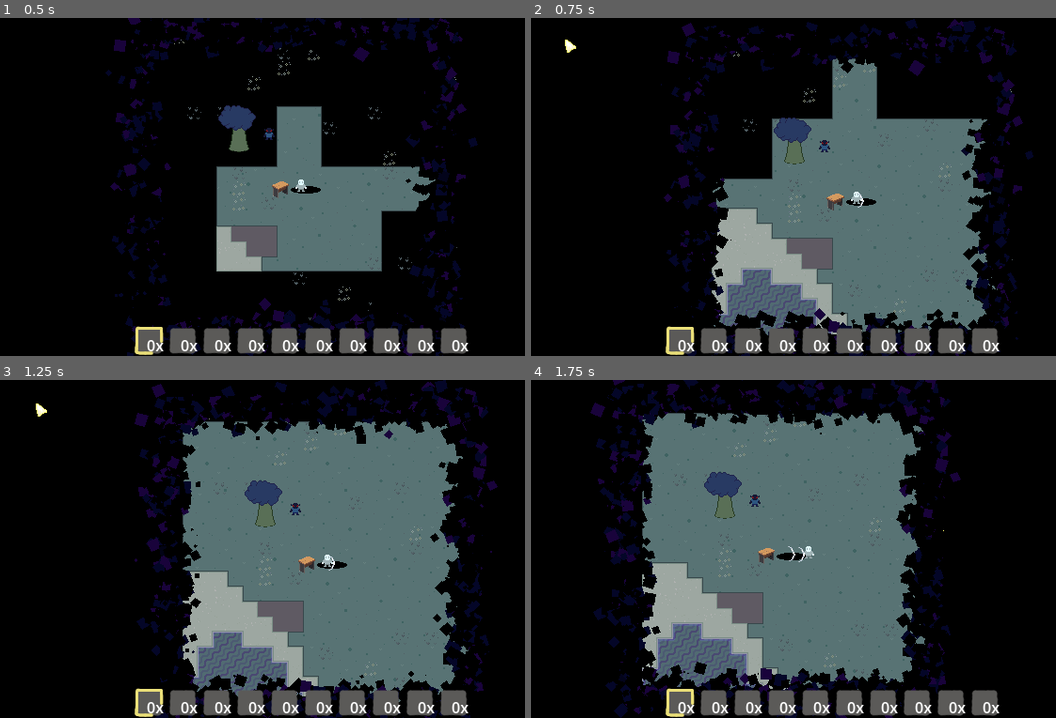
Above: before the commit, frames 1-4 (two rows, left to right).
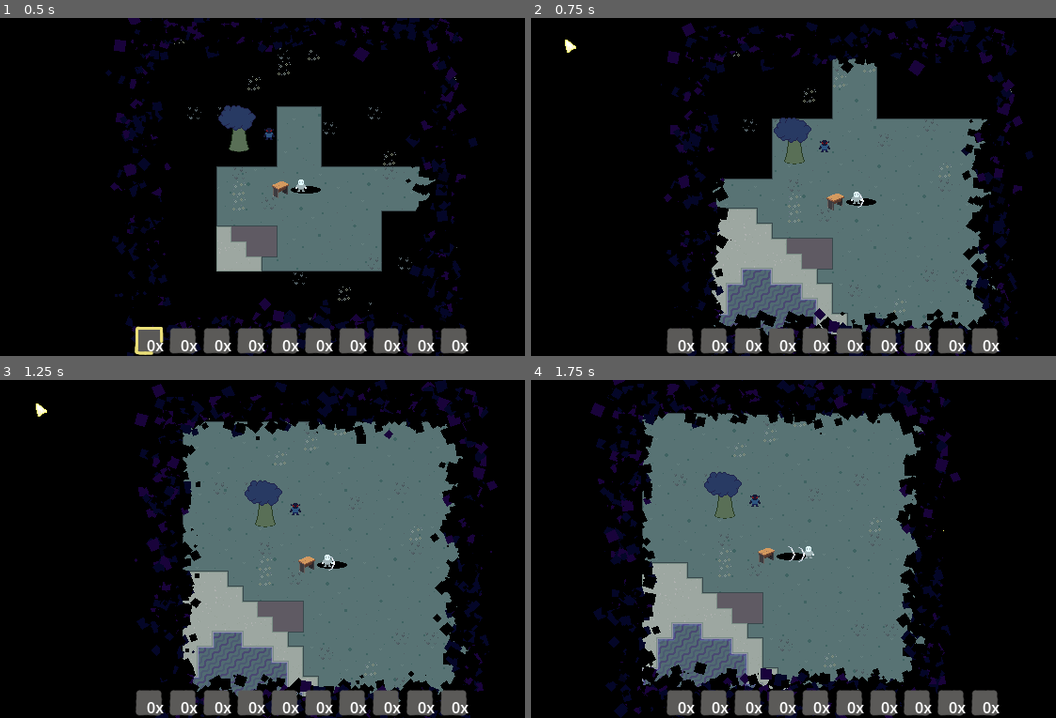
Above: after the commit, the same moments.

Repository: TimoRoggel/EverDark
Game: Godot game, scene res://scenes/levels/world.tscn
Same seed, same stepped clock (60 frames per second), same inputs: the game is played once before the commit and once after it.
Inputs (mouse positions are in pixels of both pictures, inside the frame that each line leads up to):
- Up to frame 1 (0.5 s): no input
- Up to frame 2 (0.75 s): click (552, 38) at 0.52 s
- Up to frame 3 (1.25 s): no input
- Up to frame 4 (1.75 s): move the mouse to (966, 532) at 1.27 s; hold D (right) from 1.28 s (still down); hold Q (drop_item, bound only after the commit) from 1.28 s (still down); click (966, 532) at 1.42 s

Frame 1 is identical in both runs. In frame 2, 0.1% of the frame differs, in the area x 25-32%, y 91-100%; in frame 3, 0.1%; in frame 4, 0.1%.

Commit message:
Edit hotbar and cleanup
- added updating currently selected slot
- added keyinput for troping items
- moved creating nodes for slots into seperate functions

Diff:
--- a/project.godot
+++ b/project.godot
@@ -92,6 +92,11 @@
 "events": [Object(InputEventKey,"resource_local_to_scene":false,"resource_name":"","device":-1,"window_id":0,"alt_press …(192 unchanged characters)…
 ]
 }
+drop_item={
+"deadzone": 0.2,
+"events": [Object(InputEventKey,"resource_local_to_scene":false,"resource_name":"","device":-1,"window_id":0,"alt_pressed":false,"shift_pressed":false,"ctrl_pressed":false,"meta_pressed":false,"pressed":false,"keycode":0,"physical_keycode":81,"key_label":0,"unicode":113,"location":0,"echo":false,"script":null)
+]
+}
 
 [layer_names]
 
--- a/scenes/characters/hotbar_container.gd
+++ b/scenes/characters/hotbar_container.gd
@@ -3,45 +3,62 @@
 @export var inventory: InventoryContainer
 
 var slots_per_row: int
-
 var currently_selected_slot: int = 0
+var is_active = true
 
 func _ready() -> void:
 	if inventory:
 		slots_per_row = inventory.slots/inventory.rows
 
 func _input(event: InputEvent) -> void:
-	if event.is_action_pressed("select_left"):
-		print(inventory.get_slots()[0].inventory_item)
+	if event.is_action_pressed("drop_item") and is_active:
+		var current_item = inventory.get_slots()[currently_selected_slot].inventory_item
+		if current_item:
+			print("Dropped: ", inventory.get_slots()[currently_selected_slot].inventory_item)
+		else:
+			print("Empty slot")
 
 func _process(delta: float) -> void:
 	add_slots()
 	update_hotbar()
+	update_currently_selected_slot()
 
 func add_slots():
 	if inventory && self.get_child_count() == 0:
 		for i in slots_per_row:
-			var slot_texture = TextureButton.new()
-			slot_texture.texture_normal = preload("res://graphics/ui_icons/hotbar_slot_normal.png")
-			slot_texture.texture_focused = preload("res://graphics/ui_icons/hotbar_slot_focus.png")
-			var item_texture = TextureRect.new()
-			item_texture.stretch_mode = TextureRect.STRETCH_KEEP
-			item_texture.anchor_left = 0.0
-			item_texture.anchor_top = 0.0
-			item_texture.anchor_right = .8
-			item_texture.anchor_bottom = .8
-			var amount_label = Label.new()
-			amount_label.text = str(0) + "x"
-			amount_label.anchor_left = 0.0
-			amount_label.anchor_top = 0.0
-			amount_label.anchor_right = 1.0
-			amount_label.anchor_bottom = 1.0
-			amount_label.horizontal_alignment = HORIZONTAL_ALIGNMENT_RIGHT
-			amount_label.vertical_alignment = VERTICAL_ALIGNMENT_BOTTOM
+			var slot_texture = create_slot()
+			var item_texture = create_item_texture()
+			var amount_label = create_amount_label()
 			slot_texture.add_child(item_texture)
 			slot_texture.add_child(amount_label)
 			self.add_child(slot_texture)
 		select_slot(currently_selected_slot)
+
+func create_slot() -> TextureButton:
+	var slot_texture = TextureButton.new()
+	slot_texture.texture_normal = preload("res://graphics/ui_icons/hotbar_slot_normal.png")
+	slot_texture.texture_focused = preload("res://graphics/ui_icons/hotbar_slot_focus.png")
+	return slot_texture
+
+func create_item_texture() -> TextureRect:
+	var item_texture = TextureRect.new()
+	item_texture.stretch_mode = TextureRect.STRETCH_KEEP
+	item_texture.anchor_left = 0.0
+	item_texture.anchor_top = 0.0
+	item_texture.anchor_right = .8
+	item_texture.anchor_bottom = .8
+	return item_texture
+
+func create_amount_label() -> Label:
+	var amount_label = Label.new()
+	amount_label.text = str(0) + "x"
+	amount_label.anchor_left = 0.0
+	amount_label.anchor_top = 0.0
+	amount_label.anchor_right = 1.0
+	amount_label.anchor_bottom = 1.0
+	amount_label.horizontal_alignment = HORIZONTAL_ALIGNMENT_RIGHT
+	amount_label.vertical_alignment = VERTICAL_ALIGNMENT_BOTTOM
+	return amount_label
 
 func update_hotbar():
 	if inventory:
@@ -67,3 +84,10 @@
 	var tex_size = texture_rect.texture.get_size()
 	var scale = min(parent_size.x / tex_size.x, parent_size.y / tex_size.y)
 	texture_rect.scale = Vector2(scale, scale)
+
+func update_currently_selected_slot():
+	for child in self.get_children():
+		if child.has_focus():
+			if currently_selected_slot != child.get_index():
+				currently_selected_slot = child.get_index()
+			break
--- a/scenes/characters/player.tscn
+++ b/scenes/characters/player.tscn
@@ -144,3 +144,7 @@
 alignment = 1
 script = ExtResource("20_eir2k")
 inventory = NodePath("../inventory")
+
+[node name="TextureButton" type="TextureButton" parent="CanvasLayer"]
+offset_right = 40.0
+offset_bottom = 40.0
